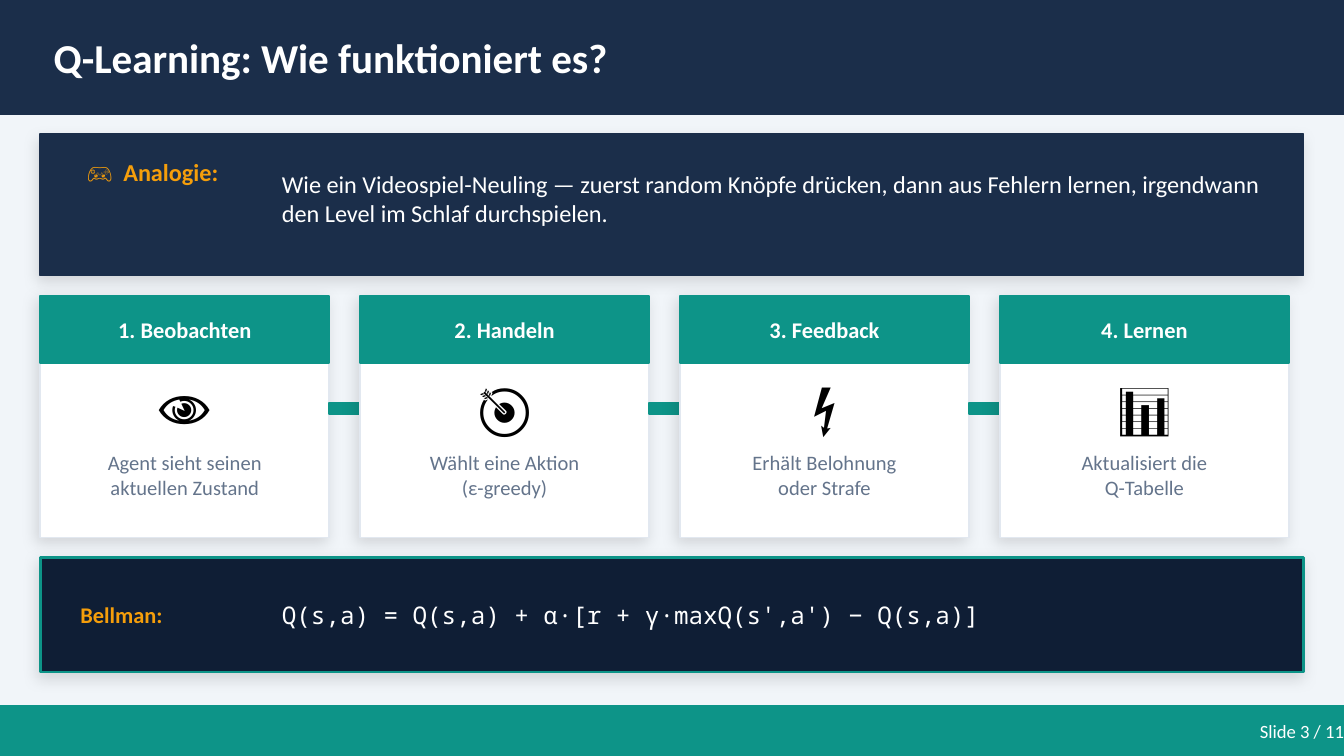
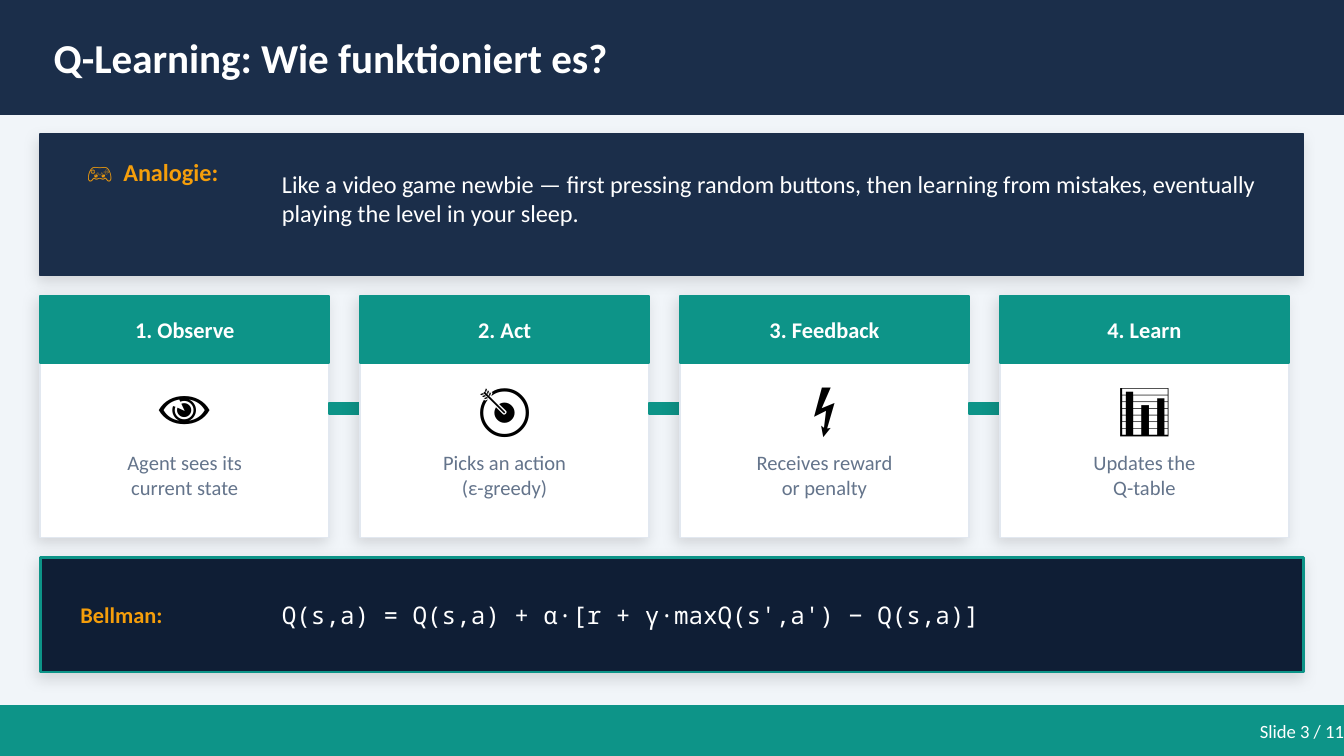
Before and after one commit to zeroKool1ne/mini-project-dsai-rl-implementation, a slide deck: slide 4 of RL_GridWorld_Presentation.pptx. Drawn at 1344x756 pixels with LibreOffice and Linux fonts; fonts in the diff are those of the drawing. Boxes give left, top, right and bottom in pixels: in the first picture for what was removed or moved away, otherwise in the second. Text is boxed around its words. In the diff, an @@ line names an element or a change of style, - is before the commit and + after.

Commit message:
Fix: translate all remaining German text to English in presentation

```diff
--- a/RL_GridWorld_Presentation.pptx
+++ b/RL_GridWorld_Presentation.pptx
@@ text at [282, 176, 1255, 226]: text changed @@
-Wie ein Videospiel-Neuling — zuerst random Knöpfe drücken, dann aus Fehlern lernen, irgendwann den Level im Schlaf durchspielen.
+Like a video game newbie — first pressing random buttons, then learning from mistakes, eventually playing the level in your sleep.
@@ text at [135, 322, 234, 338]: text changed @@
-1. Beobachten
+1. Observe
@@ text at [478, 323, 531, 338]: text changed @@
-2. Handeln
+2. Act
@@ text at [1107, 323, 1182, 338]: text changed @@
-4. Lernen
+4. Learn
@@ text at [127, 456, 242, 495]: text changed @@
-Agent sieht seinen
-aktuellen Zustand
+Agent sees its
+current state
@@ text at [443, 456, 566, 470]: text changed @@
-Wählt eine Aktion
+Picks an action
@@ text at [757, 456, 892, 499]: text changed @@
-Erhält Belohnung
-oder Strafe
+Receives reward
+or penalty
@@ text at [1093, 456, 1195, 498]: text changed @@
-Aktualisiert die
-Q-Tabelle
+Updates the
+Q-table
```
Also in this commit, not shown: 6 other slides changed.
